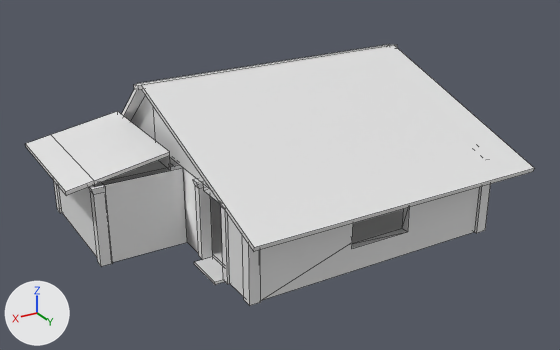
Before and after pictures for a commit that changed the FBX model Assets/Art/sopha/Model/SM_lao_House.fbx.
Both versions are drawn from a camera (50 mm lens) standing at (8.34, 14.49, 8.41) and looking at (-0.2, 0.24, 1.29). Arrows for +X, +Y and +Z are at lower left; the lights stay in place. The older version comes first. Mesh edges are drawn as thin lines. Where no turn or scale is listed for an object, it has been applied to the vertices. Vertices at exactly the same position are counted once.

The first picture shows 'Main_Floor_1', 'Roof'.
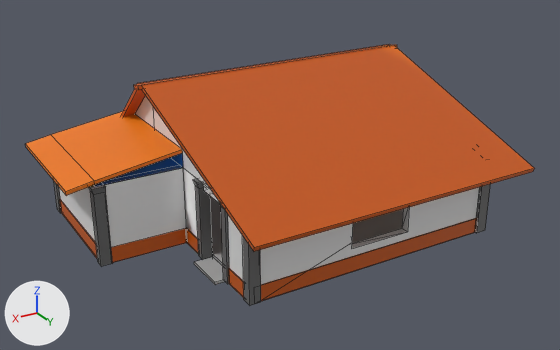
Where the newer file only moved an object's origin or applied its transform, the numbers keep the older frame.

The change in detail:
Picture 'T_gradient_light_1.jpg' (img_t_gradient_light_1_jpg) is new.
Material 'M_Red_House' (mat_m_red_house) is new.
Uses the picture img_t_gradient_light_1_jpg.
me_cube_002 is used by ob_roof; location (0.0, 0.0, -1.9).
me_cube_002 had 40 vertices, 34 faces and spanned x -4.9..2.45, y -3.61..3.62, z 3.48..5.31.
me_cube_002 now has 48 vertices, 40 faces and spans x -4.9..2.45, y -3.61..3.62, z 3.48..5.31.
me_cube_002 part 1: 34 faces spanning x -4.9..2.45, y -3.61..3.62, z 3.48..5.31 switch from no material to mat_m_red_house.
Edits to the shape of me_cube_002 do not show in these pictures.
me_cube_029 is used by ob_main_floor_1; location (0.0, 0.0, 0.0).
me_cube_029 had 263 vertices, 227 faces and spanned x -4.39..4.67, y -3.4..3.0, z -0.08..2.27.
me_cube_029 now has 318 vertices, 275 faces and spans x -4.39..4.67, y -3.4..3.0, z -0.08..2.27.
Part 2, on me_cube_029:
6 vertices in x 2.36, y -3.3..-0.1, z 1.84..2.27 move by (-0.3, 0.0, 0.0).
46 vertices are added at x -4.16..4.08, y -3.32..2.92, z -0.01..0.36.
9 new vertices lie (0.0, 0.0, 0.37) away from vertices in x -4.14..4.06, y -3.1..2.7, z -0.01.
48 new faces join them.
me_cube_029 part 3: 227 faces spanning x -4.39..4.67, y -3.4..3.0, z -0.08..2.27 switch from no material to mat_m_red_house.

Changed parts and their boxes (x1, y1, x2, y2) in the pictures (560 x 350 px):
'Roof', reshaped
    before: (122, 44, 534, 251)
    after: (121, 44, 534, 251)
part 2 of me_cube_029, reshaped
    before: (51, 111, 171, 187)
    after: (51, 111, 477, 301)
part 3 of me_cube_029, recoloured
    both: (26, 113, 491, 306)
